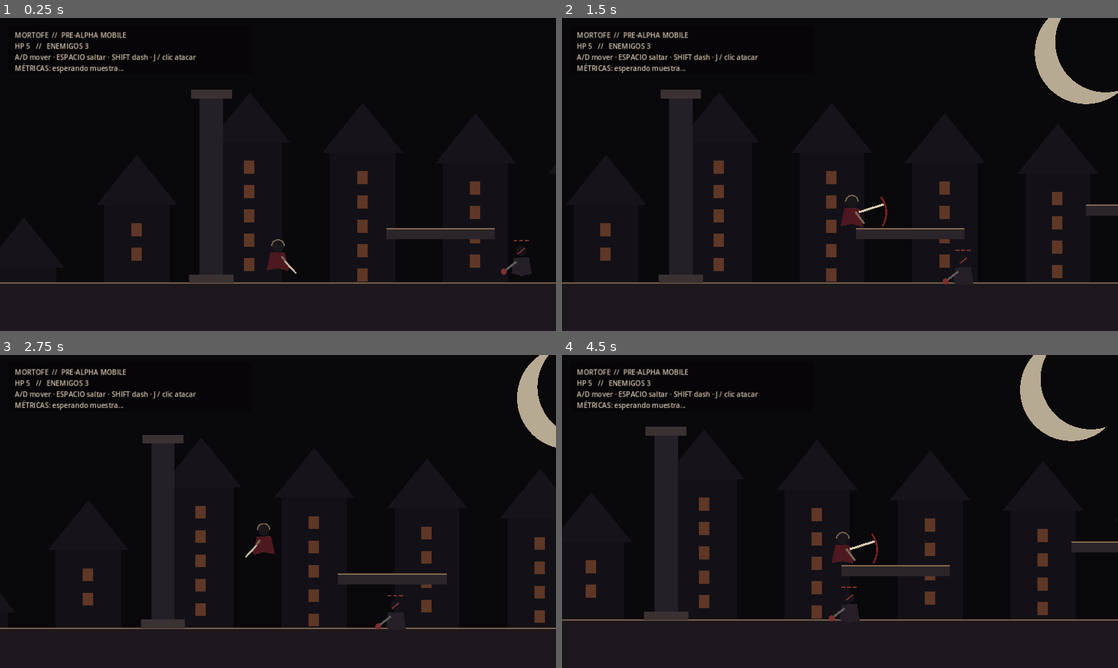
Above: before the commit, frames 1-4 (two rows, left to right).
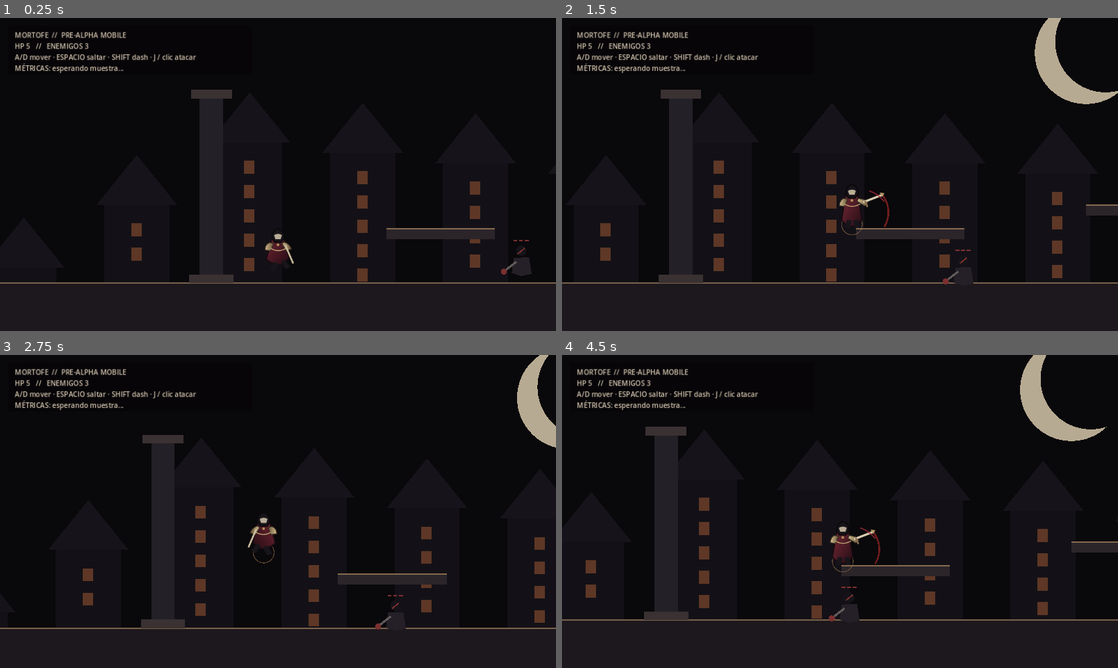
Above: after the commit, the same moments.

Repository: heliossamuelhernandezreyes/Godot-juegos-2d
Game: Godot game, scene res://main.tscn
The game is run twice, just before and just after one commit, with the same random seed, the same clock (stepped at 60 frames per second) and the same inputs.
Inputs (mouse positions are in pixels of both pictures, inside the frame that each line leads up to):
- Up to frame 1 (0.25 s): no input
- Up to frame 2 (1.5 s): tap Enter at 0.5 s; move the mouse to (962, 158) at 0.52 s; hold D (move_right) 0.53-1.25 s; tap J (attack) at 0.6 s; click (962, 158) at 0.67 s; tap Space (jump) at 0.77, 0.8, 1.07 s; drag from (728, 190) to (856, 215) at 1.27 s
- Up to frame 3 (2.75 s): move the mouse to (333, 442) at 2.02 s; hold A (move_left) from 2.03 s (still down); tap J (attack) at 2.1 s; tap Space (jump) at 2.3 s
- Up to frame 4 (4.5 s): release A (move_left) at 2.75 s; drag from (812, 574) to (940, 617) at 2.77 s; move the mouse to (1006, 558) at 3.52 s; hold D (move_right) 3.53-4.25 s; tap K at 3.6 s; tap Space (jump) at 3.77, 3.8, 4.07 s; drag from (673, 464) to (856, 608) at 4.27 s

The runs differ from the first frame. In frame 1, 0.3% of the frame differs, in the area x 47-54%, y 68-82%; in frame 2, 0.4%; in frame 3, 0.3%; in frame 4, 0.4%, in the area x 48-58%, y 54-70%.

Commit message:
art(mortofe): drive player visuals from sprite assets

Diff:
--- a/Mortofe/scripts/player.gd
+++ b/Mortofe/scripts/player.gd
@@ -6,6 +6,10 @@
 
 const Hitbox2D = preload("res://scripts/combat/hitbox_2d.gd")
 const Hurtbox2D = preload("res://scripts/combat/hurtbox_2d.gd")
+const PLAYER_IDLE = preload("res://art/characters/player/player_idle.svg")
+const PLAYER_RUN = preload("res://art/characters/player/player_run.svg")
+const PLAYER_JUMP = preload("res://art/characters/player/player_jump.svg")
+const PLAYER_ATTACK = preload("res://art/characters/player/player_attack.svg")
 
 @export var move_speed := 285.0
 @export var ground_accel := 1900.0
@@ -30,6 +34,7 @@
 var gravity := float(ProjectSettings.get_setting("physics/2d/default_gravity", 980.0))
 
 var attack_hitbox: Area2D
+var visual: Sprite2D
 
 func _ready() -> void:
 	collision_layer = 2
@@ -37,6 +42,7 @@
 	_build_collision()
 	_build_hurtbox()
 	_build_attack_hitbox()
+	_build_visual()
 	_build_camera()
 	queue_redraw()
 
@@ -48,8 +54,6 @@
 		jumps_used = 0
 	else:
 		coyote_left = maxf(0.0, coyote_left - delta)
-		# Walking off a ledge consumes the ground jump once coyote time expires,
-		# leaving exactly one real air jump instead of two mid-air jumps.
 		if coyote_left <= 0.0 and jumps_used == 0:
 			jumps_used = 1
 
@@ -72,6 +76,7 @@
 	if is_instance_valid(attack_hitbox):
 		attack_hitbox.position.x = 44.0 * float(facing)
 	move_and_slide()
+	_update_visual()
 	queue_redraw()
 
 func _apply_movement(delta: float) -> void:
@@ -88,20 +93,16 @@
 		velocity.x = move_toward(velocity.x, 0.0, decel * delta)
 
 	_try_consume_jump_buffer()
-
-	# Variable-height jump remains active for both first and second jump.
 	if Input.is_action_just_released("jump") and velocity.y < -180.0:
 		velocity.y *= 0.48
 
 func _try_consume_jump_buffer() -> void:
 	if jump_buffer_left <= 0.0:
 		return
-
 	var can_ground_jump := is_on_floor() or (coyote_left > 0.0 and jumps_used == 0)
 	if can_ground_jump:
 		_perform_jump(1)
 		return
-
 	if not is_on_floor() and jumps_used < max_jumps:
 		_perform_jump(jumps_used + 1)
 
@@ -172,6 +173,31 @@
 	attack_hitbox.configure(self, 1, 64, rect)
 	add_child(attack_hitbox)
 
+func _build_visual() -> void:
+	visual = Sprite2D.new()
+	visual.texture = PLAYER_IDLE
+	visual.position = Vector2(0, -20)
+	visual.texture_filter = CanvasItem.TEXTURE_FILTER_LINEAR
+	visual.z_index = 2
+	add_child(visual)
+
+func _update_visual() -> void:
+	if not is_instance_valid(visual):
+		return
+	var next_texture: Texture2D = PLAYER_IDLE
+	var attack_offset := 0.0
+	if attack_left > 0.0:
+		next_texture = PLAYER_ATTACK
+		attack_offset = 18.0 * float(facing)
+	elif not is_on_floor():
+		next_texture = PLAYER_JUMP
+	elif absf(velocity.x) > 24.0:
+		next_texture = PLAYER_RUN
+	visual.texture = next_texture
+	visual.flip_h = facing < 0
+	visual.position = Vector2(attack_offset, -20)
+	visual.modulate = Color(1.0, 0.86, 0.86) if invulnerability_left > 0.0 and int(invulnerability_left * 24.0) % 2 == 0 else Color.WHITE
+
 func _build_camera() -> void:
 	var camera := Camera2D.new()
 	camera.position = Vector2(0, -70)
@@ -184,25 +210,8 @@
 	add_child(camera)
 
 func _draw() -> void:
-	var dir := float(facing)
-	var flash := invulnerability_left > 0.0 and int(invulnerability_left * 20.0) % 2 == 0
-	var cloth := Color("c9bcc0") if flash else Color("4e1820")
-	var metal := Color("d0b98f") if flash else Color("756351")
-
-	# Dark baroque placeholder silhouette. Final sprite art replaces this later.
-	draw_polygon(PackedVector2Array([
-		Vector2(-17.0 * dir, -14),
-		Vector2(-26.0 * dir, 28),
-		Vector2(0, 23),
-		Vector2(25.0 * dir, 30),
-		Vector2(16.0 * dir, -13)
-	]), PackedColorArray([cloth]))
-	draw_circle(Vector2(0, -28), 13.0, Color("1a171b"))
-	draw_arc(Vector2(0, -28), 14.5, PI, TAU, 14, metal, 3.0)
-	draw_line(Vector2(8.0 * dir, -5), Vector2(28.0 * dir, 22), metal, 5.0)
-
+	if jumps_used >= 2 and not is_on_floor():
+		draw_arc(Vector2(0, 24), 24.0, 0.0, TAU, 30, Color(0.75, 0.55, 0.34, 0.42), 2.0)
 	if attack_left > 0.0:
-		draw_line(Vector2(16.0 * dir, -4), Vector2(73.0 * dir, -22), Color("d8c9ad"), 5.0)
-		draw_arc(Vector2(19.0 * dir, -3), 60.0, -0.65 if facing > 0 else PI - 0.65, 0.55 if facing > 0 else PI + 0.55, 18, Color(0.75, 0.18, 0.16, 0.65), 4.0)
-	else:
-		draw_line(Vector2(16.0 * dir, 7), Vector2(42.0 * dir, 35), Color("bfb39d"), 4.0)
+		var dir := float(facing)
+		draw_arc(Vector2(20.0 * dir, -4), 64.0, -0.65 if facing > 0 else PI - 0.65, 0.55 if facing > 0 else PI + 0.55, 18, Color(0.75, 0.18, 0.16, 0.55), 4.0)
